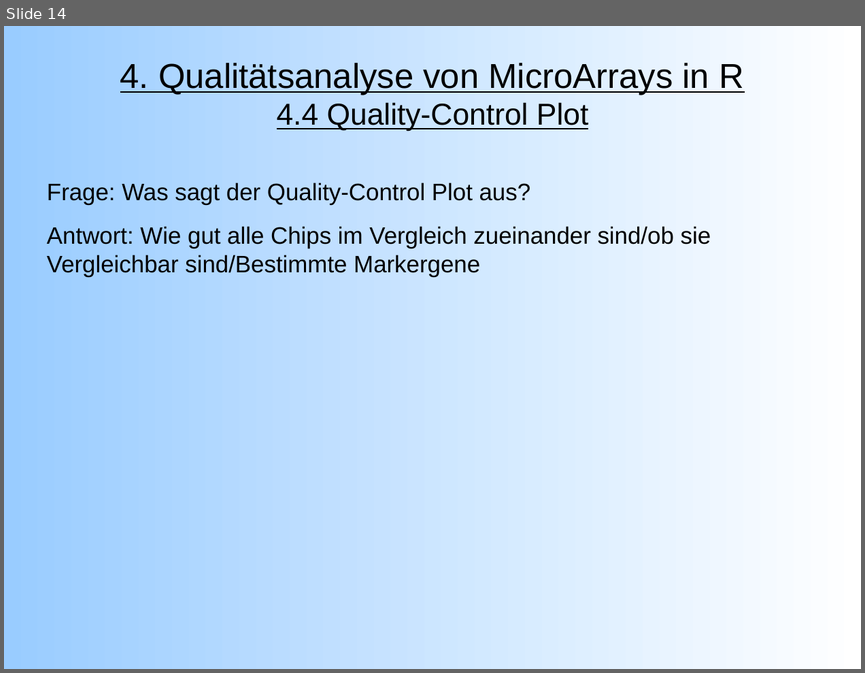
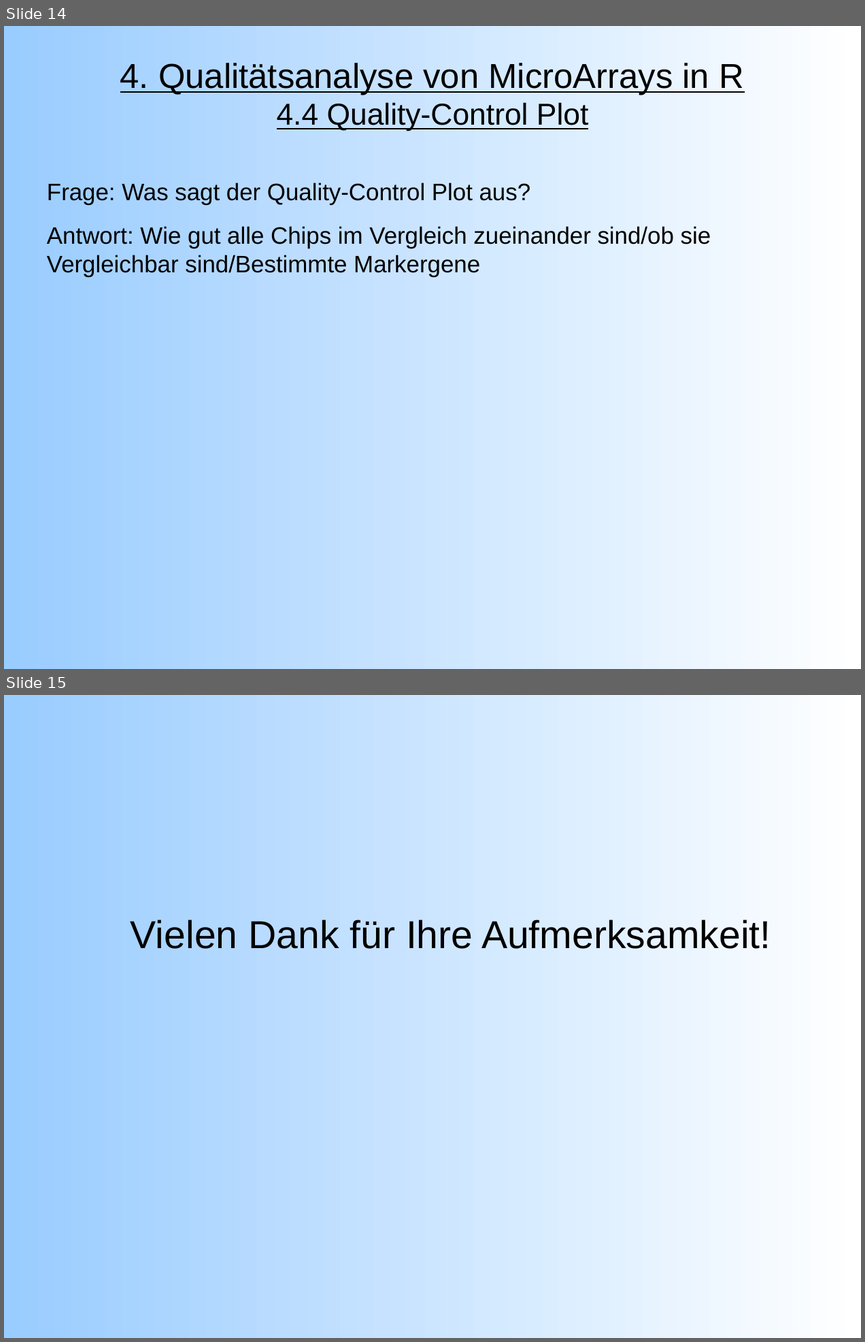
Before and after one commit to emmkey/GenEx, a slide deck: W1 Praesentation.odp. Shown one above the other, each under a label of ours: slide 14 before the commit, slides 14 and 15 after it. The pictures are 865x673 and 865x1342 pixels, drawn with LibreOffice and Linux fonts; fonts in the diff are those of the drawing. Boxes give left, top, right and bottom in pixels: in the first picture for what was removed or moved away, otherwise in the second. Text is boxed around its words. In the diff, an @@ line names an element or a change of style, - is before the commit and + after.

```diff
--- a/W1 Praesentation.odp
+++ b/W1 Praesentation.odp
@@ slide 15 added at (4, 695, 861, 1338), background gradient #99CCFF to #FFFFFF @@
@@ text added at (130, 919, 770, 949), 36 pt, text #000000 @@
+Vielen Dank für Ihre Aufmerksamkeit!
```
Also in this commit, not shown: 2 slides changed.
